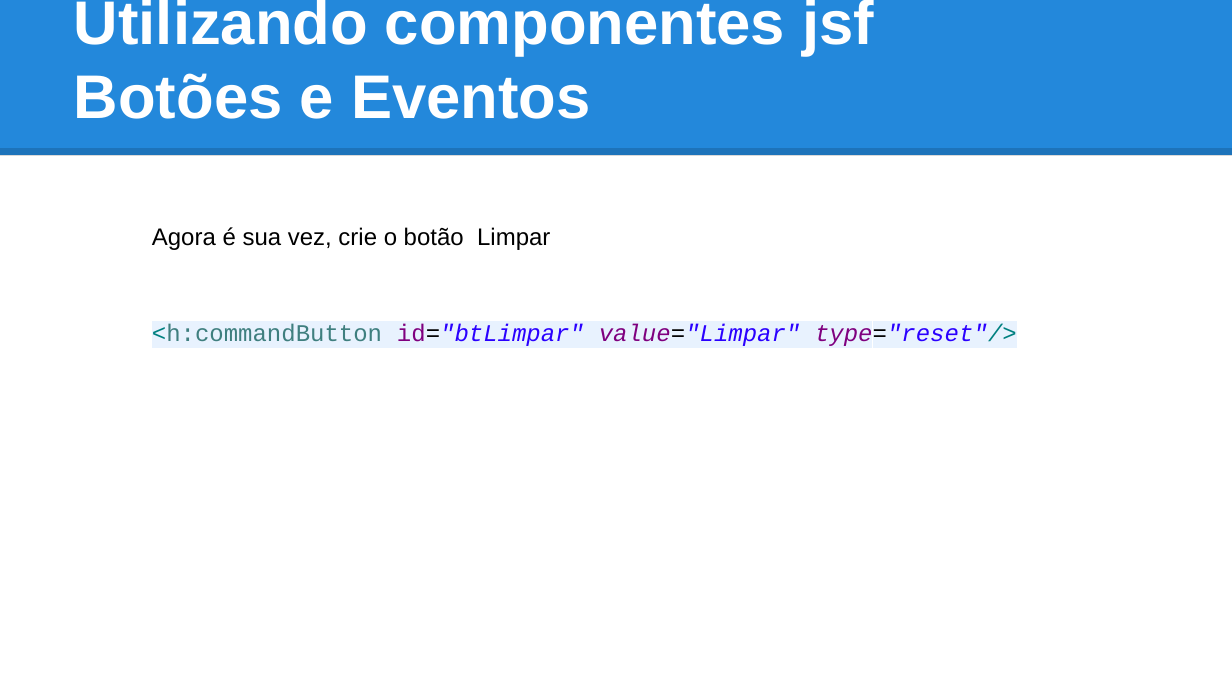
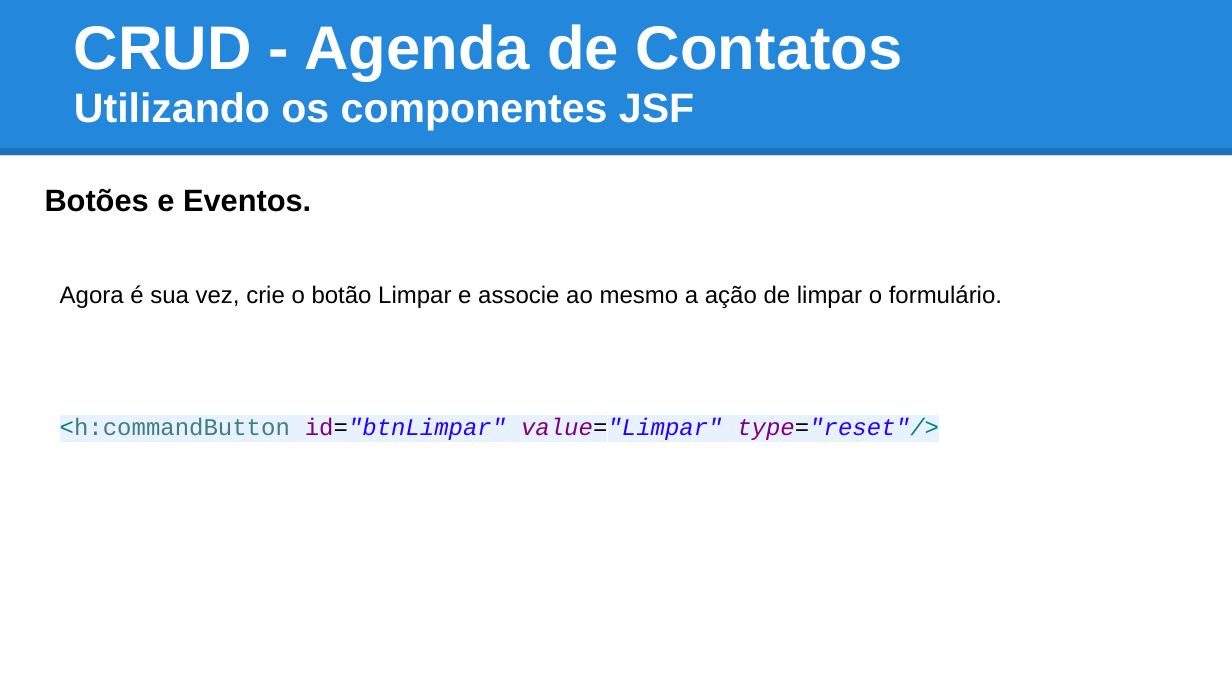
Before and after one commit to tiagogoncalves/jsf_workshop, a slide deck: slide 52 of apresentacao/slide_jsf_prime_faces.pptx (slide 49 before the commit). Drawn at 1232x693 pixels with LibreOffice and Linux fonts; fonts in the diff are those of the drawing. Boxes give left, top, right and bottom in pixels: in the first picture for what was removed or moved away, otherwise in the second. Text is boxed around its words. In the diff, an @@ line names an element or a change of style, - is before the commit and + after.

```diff
--- a/apresentacao/slide_jsf_prime_faces.pptx
+++ b/apresentacao/slide_jsf_prime_faces.pptx
@@ title at (74, 24, 903, 131): text changed; size 36 to 24 pt @@
-Utilizando componentes jsf
-Botões e Eventos
+CRUD - Agenda de Contatos
+Utilizando os componentes JSF
@@ text added at (45, 188, 311, 212), 18 pt, text #000000, bold @@
+Botões e Eventos.
@@ text at (60, 285, 1002, 308): text changed @@
-Agora é sua vez, crie o botão Limpar
+Agora é sua vez, crie o botão Limpar e associe ao mesmo a ação de limpar o formulário.
@@ text at (60, 417, 939, 440): text changed @@
-<h:commandButton id="btLimpar" value="Limpar" type="reset"/>
+<h:commandButton id="btnLimpar" value="Limpar" type="reset"/>
```
Also in this commit, not shown: 21 other slides changed, 6 slides added, 1 slide removed, 2 other files.
